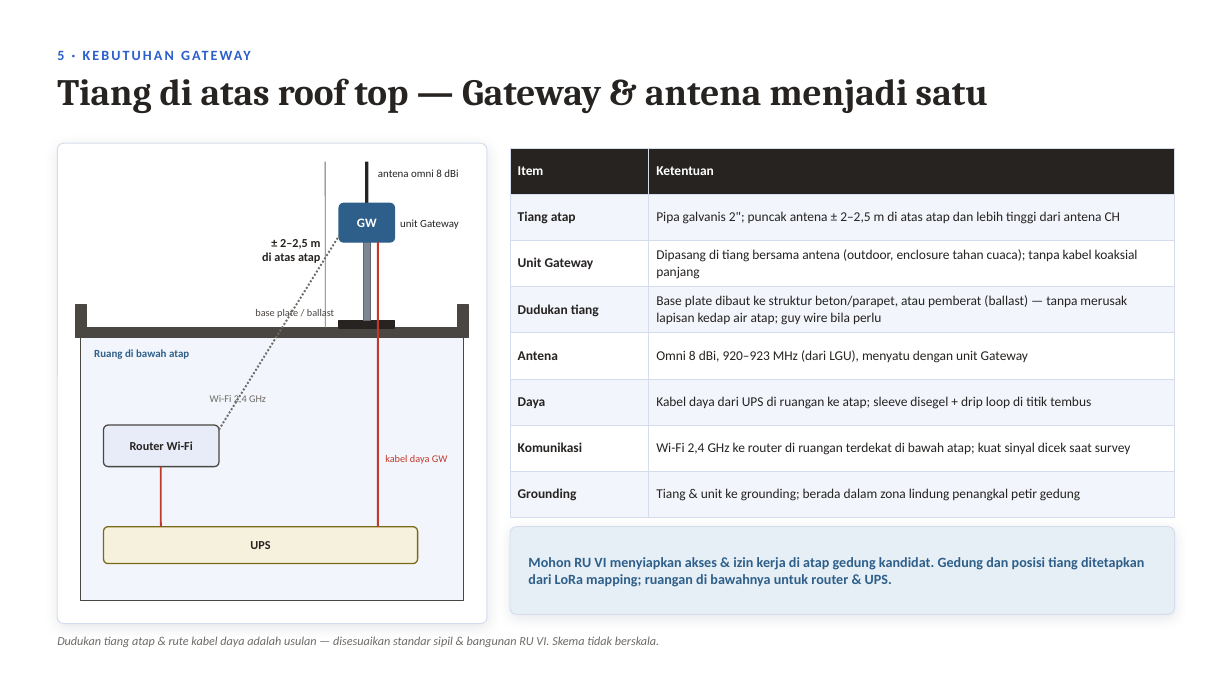
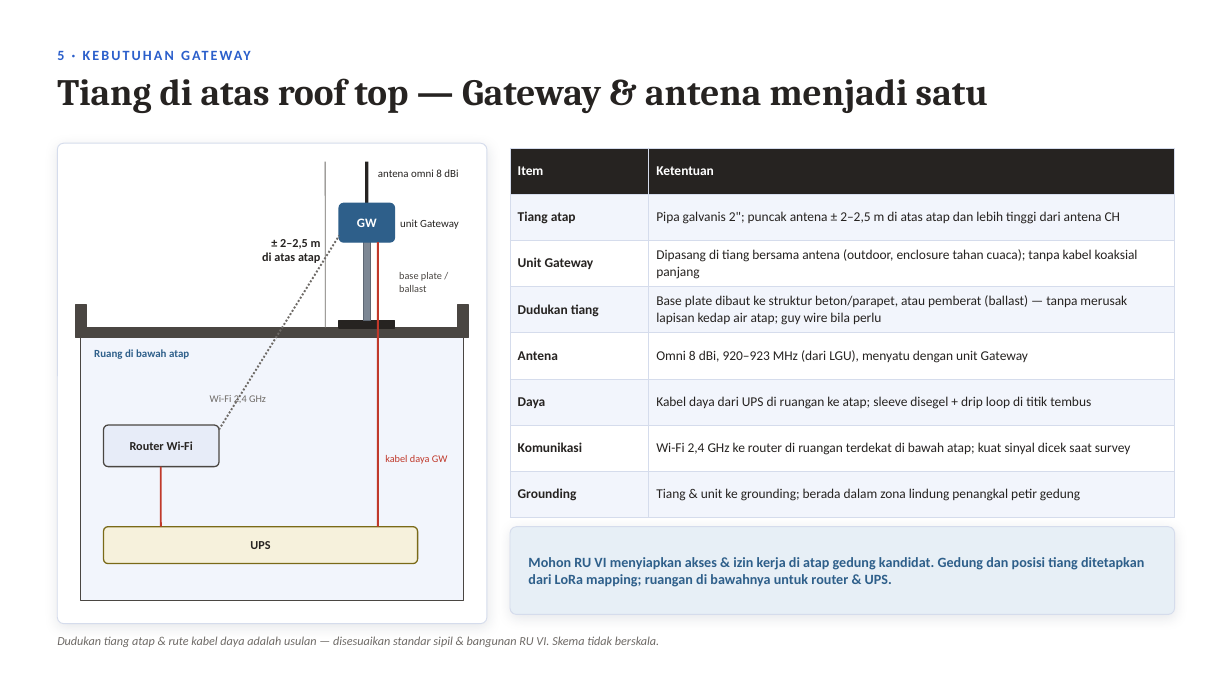
Before and after one commit to RavellerH/GLD-V2-Report-2026, a slide deck: slide 21 of Deliverables/Presentasi_Koordinasi_Implementasi_GLD_RU-VI_Balongan_13November2026.pptx. Drawn at 1232x693 pixels with LibreOffice and Linux fonts; fonts in the diff are those of the drawing. Boxes give left, top, right and bottom in pixels: in the first picture for what was removed or moved away, otherwise in the second. Text is boxed around its words. In the diff, an @@ line names an element or a change of style, - is before the commit and + after.

```diff
--- a/Deliverables/Presentasi_Koordinasi_Implementasi_GLD_RU-VI_Balongan_13November2026.pptx
+++ b/Deliverables/Presentasi_Koordinasi_Implementasi_GLD_RU-VI_Balongan_13November2026.pptx
@@ text at <box>399,272,442,292</box>: text changed @@
-base plate / ballast
+base plate /
+ballast
```
Also in this commit, not shown: 6 other slides changed, 1 slide added, 8 other files.
